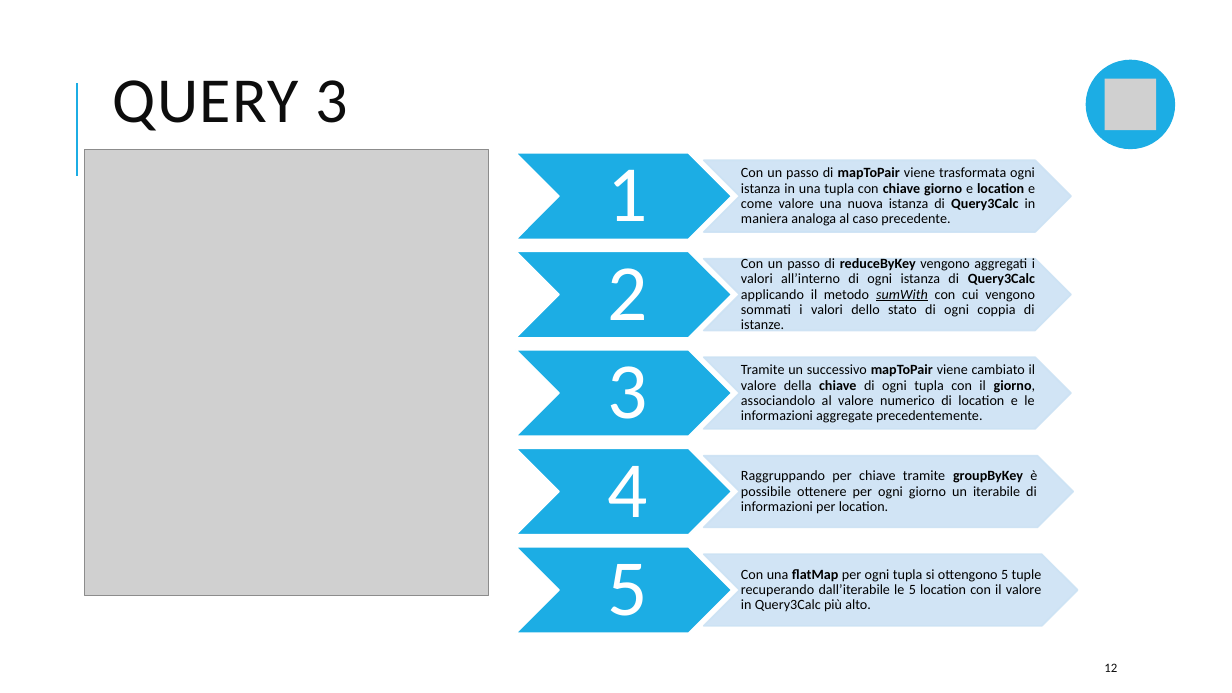
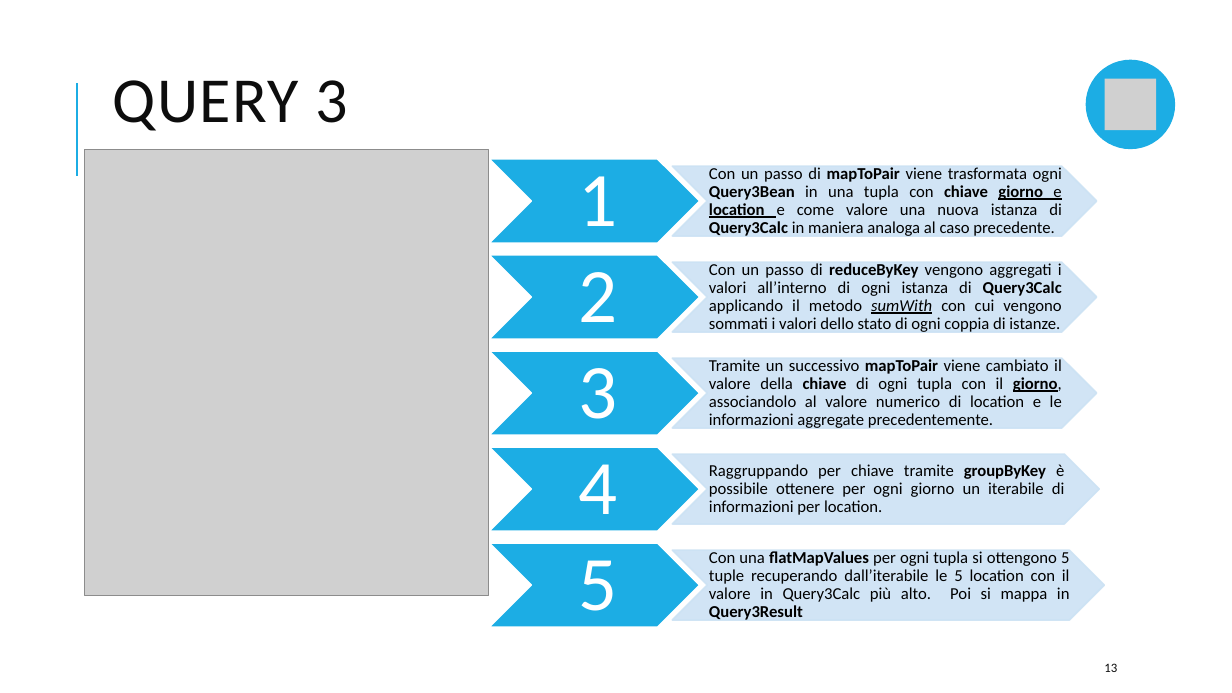
Before and after one commit to Diana0422/SABD-project1, a slide deck: slide 13 of Reports/SABD-presentazione1.pptx (slide 12 before the commit). Drawn at 1232x693 pixels with LibreOffice and Linux fonts; fonts in the diff are those of the drawing; grey boxes stand for pictures. Boxes give left, top, right and bottom in pixels: in the first picture for what was removed or moved away, otherwise in the second. Text is boxed around its words. In the diff, an @@ line names an element or a change of style, - is before the commit and + after.

Commit message:
Added presentation

```diff
--- a/Reports/SABD-presentazione1.pptx
+++ b/Reports/SABD-presentazione1.pptx
@@ chevron: place and size @@
-chevron at <box>516,153,732,239</box>
+chevron at <box>489,159,700,243</box>
@@ text "1": place and size @@
-text "1" at <box>608,169,648,240</box>
+text "1" at <box>579,176,618,244</box>
@@ chevron: place and size @@
-chevron at <box>704,160,1072,232</box>
+chevron at <box>673,166,1097,237</box>
@@ text at <box>709,167,1062,238</box>: text changed; size 11 to 13 pt @@
-Con un passo di mapToPair viene trasformata ogni istanza in una tupla con chiave giorno e location e come valore una nuova istanza di Query3Calc in maniera analoga al caso precedente.
+Con un passo di mapToPair viene trasformata ogni Query3Bean in una tupla con chiave giorno e location e come valore una nuova istanza di Query3Calc in maniera analoga al caso precedente.
@@ chevron: place and size @@
-chevron at <box>516,251,732,337</box>
+chevron at <box>489,255,700,339</box>
@@ text "2": place and size @@
-text "2" at <box>608,268,648,339</box>
+text "2" at <box>579,272,618,340</box>
@@ chevron: place and size @@
-chevron at <box>704,259,1072,331</box>
+chevron at <box>673,262,1097,333</box>
@@ text "Con un passo di reduceByKey ..." at <box>709,263,1062,334</box>: size 11 to 13 pt @@
@@ text "Con un passo di reduceByKey ...": place and size @@
-text "Con un passo di reduceByKey ..." at <box>741,256,1035,333</box>
+text "Con un passo di reduceByKey ..." at <box>709,263,1062,334</box>
@@ chevron: place and size @@
-chevron at <box>516,350,732,436</box>
+chevron at <box>489,351,700,435</box>
@@ text "3": place and size @@
-text "3" at <box>608,366,648,437</box>
+text "3" at <box>579,368,618,436</box>
@@ chevron: place and size @@
-chevron at <box>704,358,1072,430</box>
+chevron at <box>673,359,1097,429</box>
@@ text "Tramite un successivo mapToPair viene ...": place and size @@
-text "Tramite un successivo mapToPair viene ..." at <box>741,364,1036,423</box>
+text "Tramite un successivo mapToPair viene ..." at <box>709,359,1062,430</box>
@@ text "Tramite un successivo mapToPair viene ..." at <box>709,359,1062,430</box>: size 11 to 13 pt; underline on in "giorno," @@
@@ chevron: place and size @@
-chevron at <box>516,448,732,534</box>
+chevron at <box>489,447,700,531</box>
@@ text "4": place and size @@
-text "4" at <box>608,466,648,536</box>
+text "4" at <box>579,464,618,532</box>
@@ chevron: place and size @@
-chevron at <box>704,456,1074,528</box>
+chevron at <box>673,454,1100,524</box>
@@ text "Raggruppando per chiave tramite groupByKey ...": place and size @@
-text "Raggruppando per chiave tramite groupByKey ..." at <box>741,470,1037,514</box>
+text "Raggruppando per chiave tramite groupByKey ..." at <box>709,464,1065,515</box>
@@ text "Raggruppando per chiave tramite groupByKey ..." at <box>709,464,1065,515</box>: size 11 to 13 pt @@
@@ chevron: place and size @@
-chevron at <box>516,547,732,633</box>
+chevron at <box>489,543,700,628</box>
@@ size 62 to 60 pt in 5 elements at <box>579,368,618,436</box>, <box>579,464,618,532</box>, <box>579,272,618,340</box>, <box>579,176,618,244</box>, <box>579,560,618,628</box> @@
@@ text "5": place and size @@
-text "5" at <box>608,564,648,634</box>
+text "5" at <box>579,560,618,628</box>
@@ chevron: place and size @@
-chevron at <box>704,555,1079,627</box>
+chevron at <box>673,550,1105,620</box>
@@ text at <box>709,551,1070,622</box>: text changed; size 11 to 13 pt @@
-Con una flatMap per ogni tupla si ottengono 5 tuple recuperando dall’iterabile le 5 location con il valore in Query3Calc più alto.
+Con una flatMapValues per ogni tupla si ottengono 5 tuple recuperando dall’iterabile le 5 location con il valore in Query3Calc più alto. Poi si mappa in Query3Result
@@ page number at <box>1104,663,1117,672</box>: text changed @@
-12
+13
```
Also in this commit, not shown: 7 other slides changed, 3 slides added, 1 slide removed, 1 other file.
